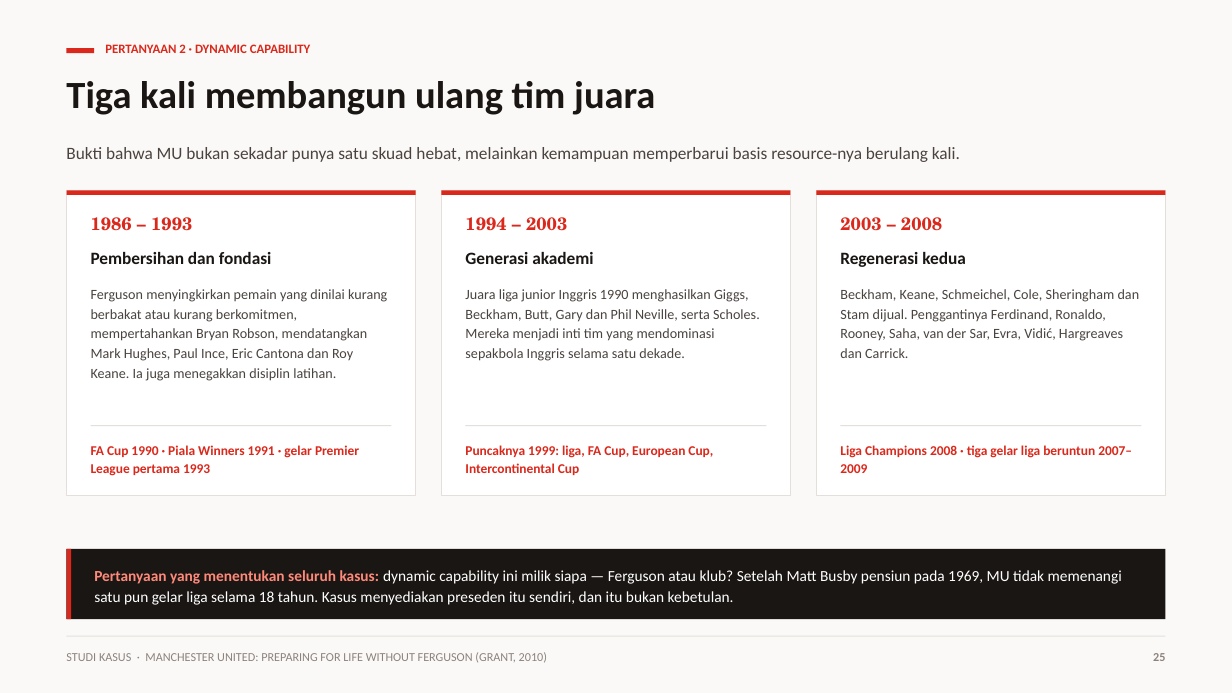
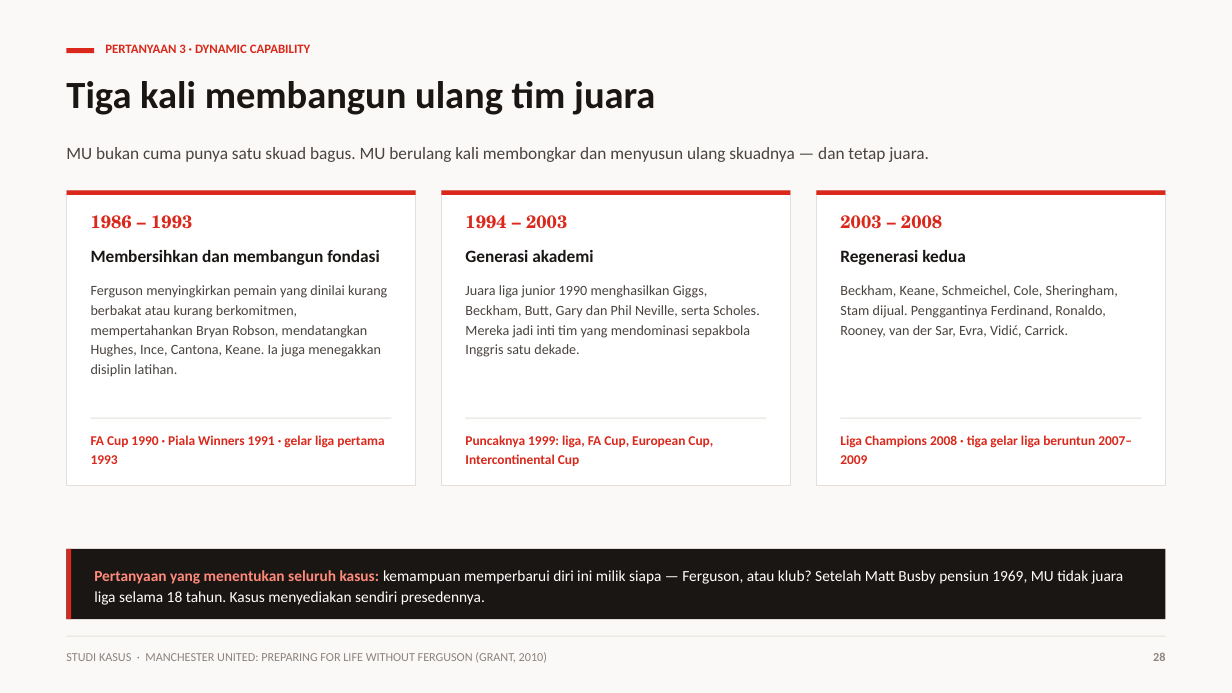
Before and after one commit to aslihabnuri/Dom-Manipulation, a slide deck: slide 28 of strategic-management-manchester-united/Kelompok 4 - Strategic Management - Chapter 4 & Manchester United.pptx (slide 25 before the commit). Drawn at 1232x693 pixels with LibreOffice and Linux fonts; fonts in the diff are those of the drawing. Boxes give left, top, right and bottom in pixels: in the first picture for what was removed or moved away, otherwise in the second. Text is boxed around its words. In the diff, an @@ line names an element or a change of style, - is before the commit and + after.

```diff
--- a/strategic-management-manchester-united/Kelompok 4 - Strategic Management - Chapter 4 & Manchester United.pptx
+++ b/strategic-management-manchester-united/Kelompok 4 - Strategic Management - Chapter 4 & Manchester United.pptx
@@ text at bbox=[66, 147, 929, 162]: text changed @@
-Bukti bahwa MU bukan sekadar punya satu skuad hebat, melainkan kemampuan memperbarui basis resource-nya berulang kali.
+MU bukan cuma punya satu skuad bagus. MU berulang kali membongkar dan menyusun ulang skuadnya — dan tetap juara.
@@ rectangle: place and size @@
-rectangle at bbox=[67, 190, 416, 495]
+rectangle at bbox=[67, 190, 416, 486]
@@ rectangle: place and size @@
-rectangle at bbox=[442, 190, 791, 495]
+rectangle at bbox=[442, 190, 791, 486]
@@ rectangle: place and size @@
-rectangle at bbox=[817, 190, 1166, 495]
+rectangle at bbox=[817, 190, 1166, 486]
@@ text at bbox=[91, 250, 380, 265]: text changed @@
-Pembersihan dan fondasi
+Membersihkan dan membangun fondasi
@@ text "Generasi akademi" at bbox=[465, 250, 593, 262]: line spacing 1 to 1.06 @@
@@ text "Regenerasi kedua" at bbox=[840, 250, 965, 265]: line spacing 1 to 1.06 @@
@@ text at bbox=[91, 285, 387, 377]: text changed @@
-Ferguson menyingkirkan pemain yang dinilai kurang berbakat atau kurang berkomitmen, mempertahankan Bryan Robson, mendatangkan Mark Hughes, Paul Ince, Eric Cantona dan Roy Keane. Ia juga menegakkan disiplin latihan.
+Ferguson menyingkirkan pemain yang dinilai kurang berbakat atau kurang berkomitmen, mempertahankan Bryan Robson, mendatangkan Hughes, Ince, Cantona, Keane. Ia juga menegakkan disiplin latihan.
@@ text at bbox=[465, 285, 760, 357]: text changed @@
-Juara liga junior Inggris 1990 menghasilkan Giggs, Beckham, Butt, Gary dan Phil Neville, serta Scholes. Mereka menjadi inti tim yang mendominasi sepakbola Inggris selama satu dekade.
+Juara liga junior 1990 menghasilkan Giggs, Beckham, Butt, Gary dan Phil Neville, serta Scholes. Mereka jadi inti tim yang mendominasi sepakbola Inggris satu dekade.
@@ text at bbox=[840, 285, 1118, 337]: text changed @@
-Beckham, Keane, Schmeichel, Cole, Sheringham dan Stam dijual. Penggantinya Ferdinand, Ronaldo, Rooney, Saha, van der Sar, Evra, Vidić, Hargreaves dan Carrick.
+Beckham, Keane, Schmeichel, Cole, Sheringham, Stam dijual. Penggantinya Ferdinand, Ronaldo, Rooney, van der Sar, Evra, Vidić, Carrick.
@@ 3 rectangles: place and size @@
-3 rectangles at bbox=[91, 425, 1142, 426]
+3 rectangles at bbox=[91, 418, 1142, 419]
@@ text at bbox=[91, 435, 384, 464]: text changed @@
-FA Cup 1990 · Piala Winners 1991 · gelar Premier League pertama 1993
+FA Cup 1990 · Piala Winners 1991 · gelar liga pertama 1993
@@ text "Puncaknya 1999: liga, FA Cup, ...": place and size @@
-text "Puncaknya 1999: liga, FA Cup, ..." at bbox=[465, 445, 713, 475]
+text "Puncaknya 1999: liga, FA Cup, ..." at bbox=[465, 435, 713, 466]
@@ text "Liga Champions 2008 · tiga ...": place and size @@
-text "Liga Champions 2008 · tiga ..." at bbox=[840, 445, 1132, 473]
+text "Liga Champions 2008 · tiga ..." at bbox=[840, 435, 1132, 464]
@@ text at bbox=[94, 570, 1124, 605]: text changed @@
-Pertanyaan yang menentukan seluruh kasus: dynamic capability ini milik siapa — Ferguson atau klub? Setelah Matt Busby pensiun pada 1969, MU tidak memenangi satu pun gelar liga selama 18 tahun. Kasus menyediakan preseden itu sendiri, dan itu bukan kebetulan.
+Pertanyaan yang menentukan seluruh kasus: kemampuan memperbarui diri ini milik siapa — Ferguson, atau klub? Setelah Matt Busby pensiun 1969, MU tidak juara liga selama 18 tahun. Kasus menyediakan sendiri presedennya.
```
Also in this commit, not shown: 17 other slides changed, 14 slides added, 14 slides removed, 5 other files.
